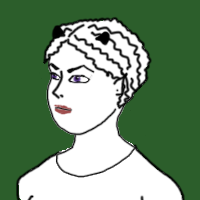
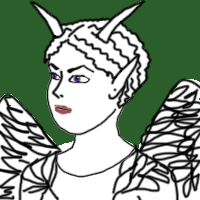
Layered file, before and after one edit (200x200). Changes by layer:
added layer "app.ears.big_horns" in group "ears" over <box>29,0,146,101</box>
added layer "app.ears.big_horns_sub" in group "ears" over <box>32,1,144,99</box>
hid "app.ears.small_horns" over <box>51,24,129,97</box>
hid "app.ears.small_horns_sub" over <box>111,76,125,96</box>
added layer "app.body.feathered_with_wings" in group "body" over <box>0,77,200,200</box>
added layer "app.body.feathered_with_wings_sub" in group "body" over <box>0,79,200,200</box>
